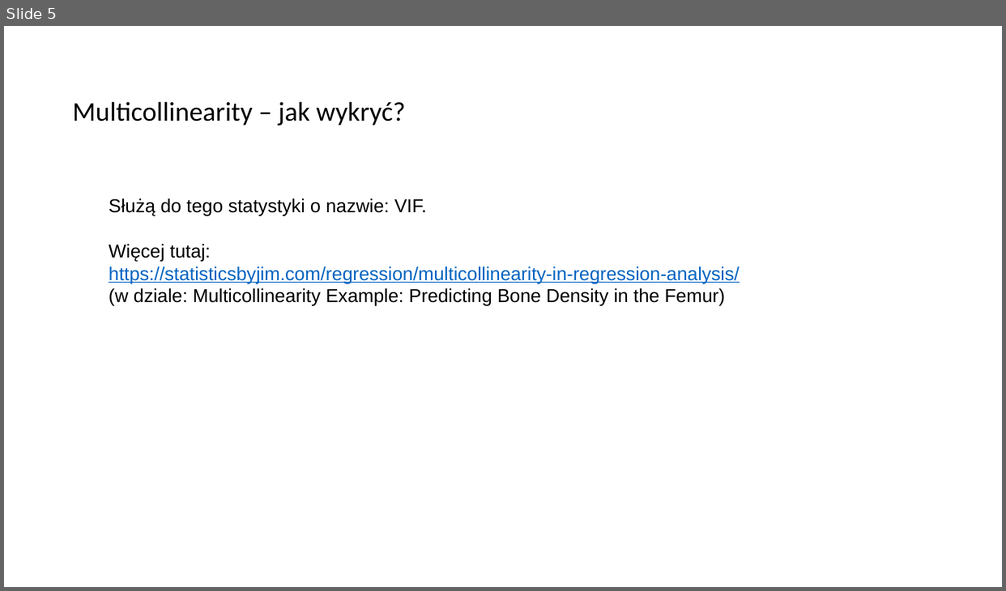
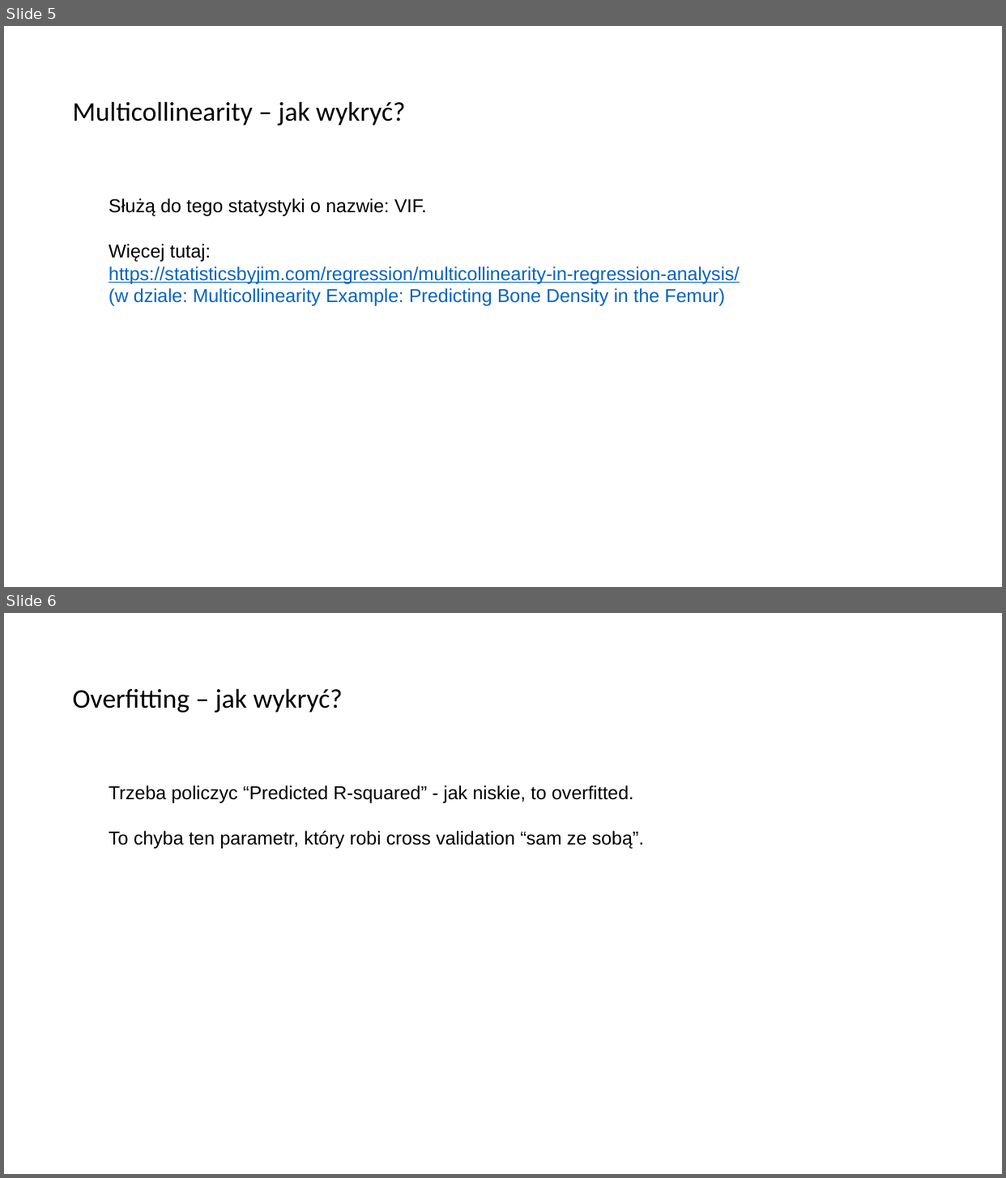
Before and after one commit to PawelBrysch/sth-knowledge, a slide deck: source/math_linreg2/00_MAPS/presentation.pptx. Shown one above the other, each under a label of ours: slide 5 before the commit, slides 5 and 6 after it. The pictures are 1006x591 and 1006x1178 pixels, drawn with LibreOffice and Linux fonts; fonts in the diff are those of the drawing. Boxes give left, top, right and bottom in pixels: in the first picture for what was removed or moved away, otherwise in the second. Text is boxed around its words. In the diff, an @@ line names an element or a change of style, - is before the commit and + after.

```diff
--- a/source/math_linreg2/00_MAPS/presentation.pptx
+++ b/source/math_linreg2/00_MAPS/presentation.pptx
@@ slide 6 added at <box>4,613,1002,1174</box>, background #FFFFFF @@
@@ text added at <box>73,689,343,713</box>, 26 pt, text #000000 @@
+Overfitting – jak wykryć?
@@ text added at <box>108,786,644,849</box>, 18 pt, text #000000 @@
+Trzeba policzyc “Predicted R-squared” - jak niskie, to overfitted.
+To chyba ten parametr, który robi cross validation “sam ze sobą”.
@@ slide 5 changed as well @@
@@ text at <box>108,288,725,306</box>: text colour #000000 to #0563C1 in "(w dziale: Multicollinearity Example: Predicting Bone Densit ..." @@
```
Also in this commit, not shown: 2 other slides added, 10 other files.
